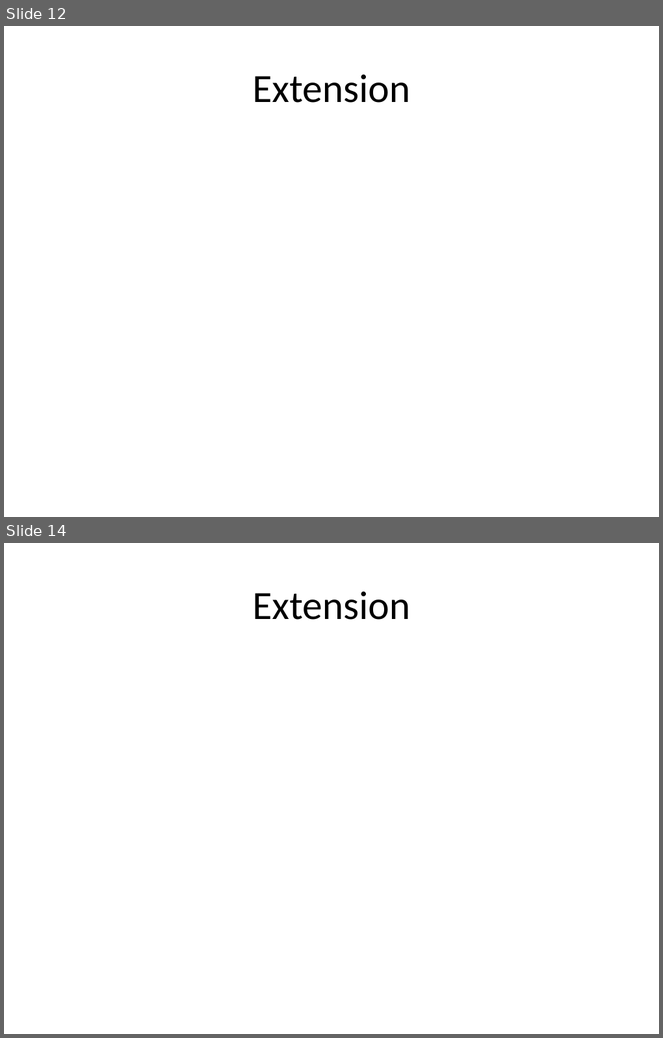
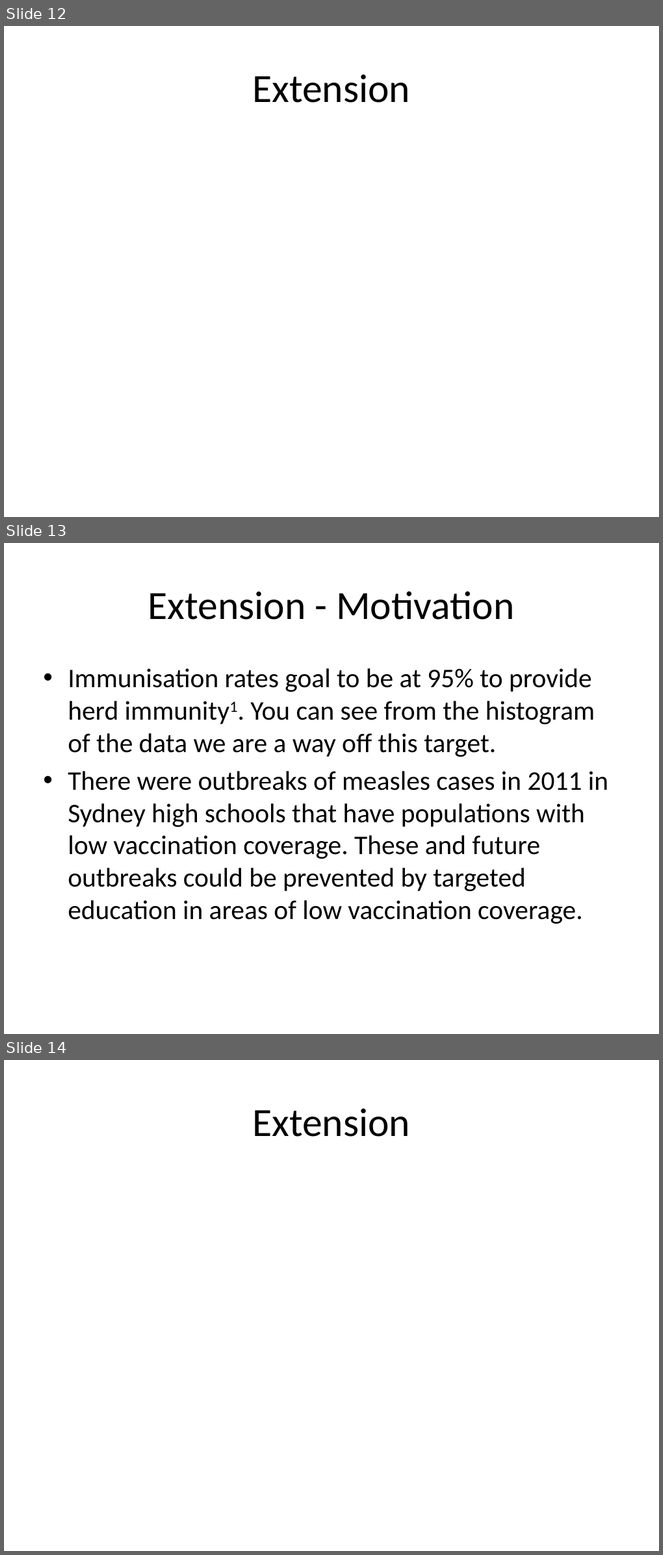
Before and after one commit to mertz2001/stat-inference, a slide deck: STAT3013 Project draft.pptx. Shown one above the other, each under a label of ours: slides 12 and 14 before the commit, slides 12, 13 and 14 after it; the slides between them are not shown. The pictures are 663x1038 and 663x1555 pixels, drawn with LibreOffice and Linux fonts; fonts in the diff are those of the drawing. Boxes give left, top, right and bottom in pixels: in the first picture for what was removed or moved away, otherwise in the second. Text is boxed around its words. In the diff, an @@ line names an element or a change of style, - is before the commit and + after.

Commit message:
Making extension presentation

```diff
--- a/STAT3013 Project draft.pptx
+++ b/STAT3013 Project draft.pptx
@@ slide 13 added at (4, 543, 659, 1034), background #FFFFFF @@
@@ title added at (148, 591, 514, 620), 44 pt, text #000000 @@
+Extension - Motivation
@@ text added at (68, 668, 608, 924), 29.6 pt, text #000000 @@
+• Immunisation rates goal to be at 95% to provide herd immunity1. You can see from the histogram of the data we are a way off this target.
+• There were outbreaks of measles cases in 2011 in Sydney high schools that have populations with low vaccination coverage. These and future outbreaks could be prevented by targeted education in areas of low vaccination coverage.
```
Also in this commit, not shown: 1 other slide added, 1 slide removed, 11 other files.
